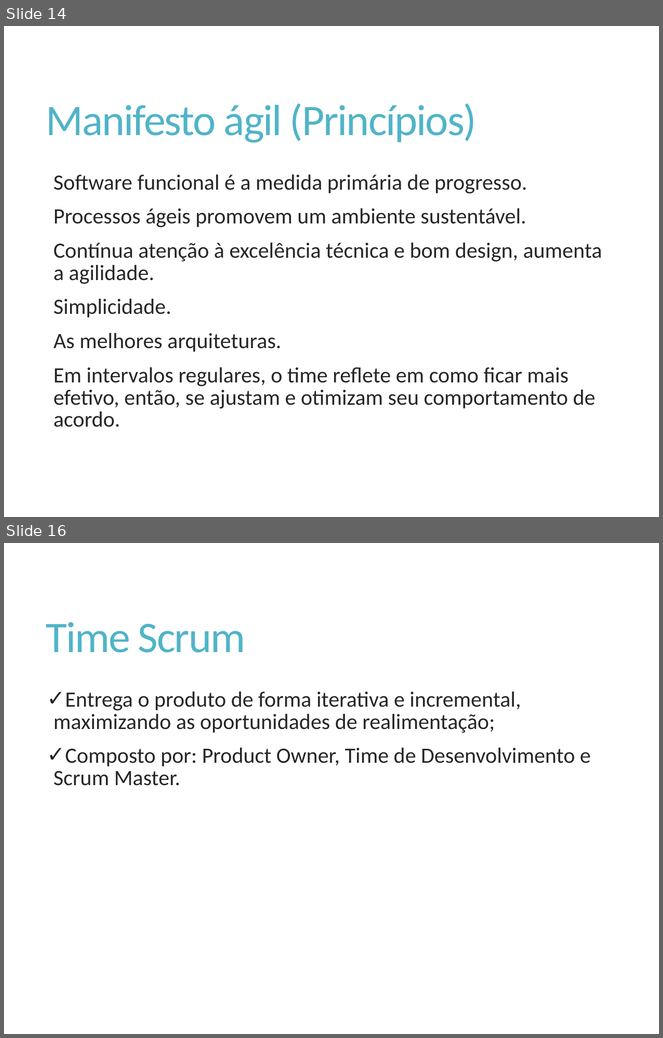
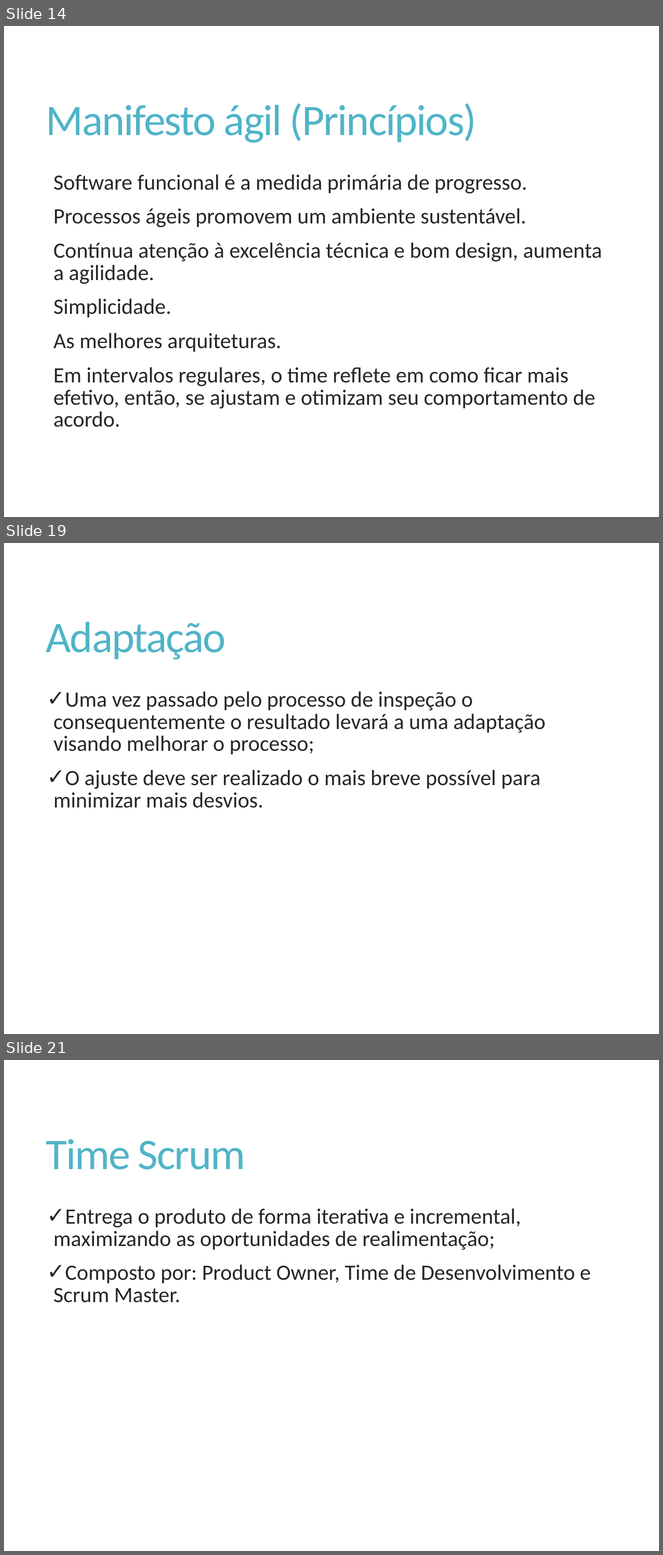
Before and after one commit to Elton-Garbin/TCC-2016, a slide deck: StartIdea/StartIdea.Docs/Apresentacao.pptx. Shown one above the other, each under a label of ours: slides 14 and 16 before the commit, slides 14, 19 and 21 after it; the slides between them are not shown. The pictures are 663x1038 and 663x1555 pixels, drawn with LibreOffice and Linux fonts; fonts in the diff are those of the drawing. Boxes give left, top, right and bottom in pixels: in the first picture for what was removed or moved away, otherwise in the second. Text is boxed around its words. In the diff, an @@ line names an element or a change of style, - is before the commit and + after.

```diff
--- a/StartIdea/StartIdea.Docs/Apresentacao.pptx
+++ b/StartIdea/StartIdea.Docs/Apresentacao.pptx
@@ slide 19 added at [4, 543, 659, 1034], background #FFFFFF @@
@@ title added at [46, 622, 227, 659], 48 pt, text #50B4C8 @@
+Adaptação
@@ text added at [53, 692, 545, 808], 24 pt, text #262626 @@
+✓ Uma vez passado pelo processo de inspeção o consequentemente o resultado levará a uma adaptação visando melhorar o processo;
+✓ O ajuste deve ser realizado o mais breve possível para minimizar mais desvios.
@@ what was slide 16 is now slide 21 @@
```
Also in this commit, not shown: 2 slides changed, 6 other slides added, 1 slide removed.
